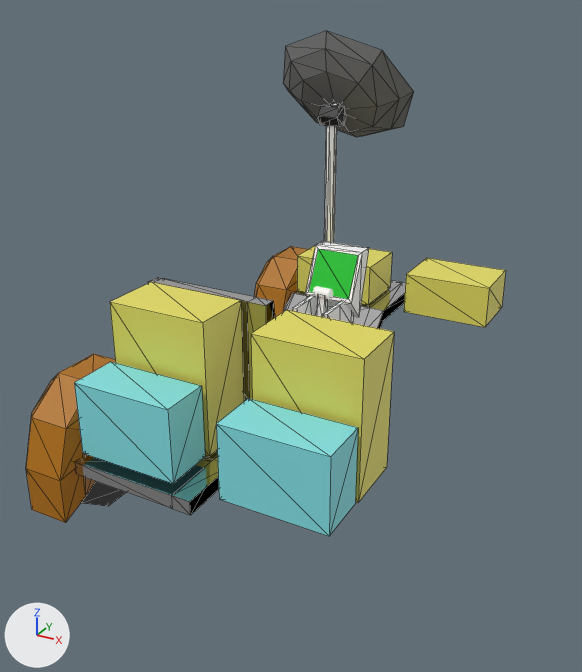
Renders of the glTF model models/lrv.glb from each side of a commit.
Before and after are seen from a camera (50 mm lens) standing at (5.13, -10.62, 6.1) and looking at (-0.5, -0.39, 0.99). Arrows for +X, +Y and +Z are at lower left; the lights stay in place. The first picture is the older version. Mesh edges are drawn as thin lines on the coarser meshes. Where no turn or scale is listed for an object, it has been applied to the vertices. Vertices at exactly the same position are counted once.

Before the edit, the objects in view are built like this:
```python
ob_cube = bpy.data.objects.new('Cube', me_cube)
ob_cube.location = (0.0, 0.0, 0.0)
ob_cube_003 = bpy.data.objects.new('Cube.003', me_cube_003)
ob_cube_003.location = (-1.09, -2.53, 1.22)
ob_cube_003.rotation_euler = (1.571, 1.571, 0.0)  # degrees (90, 90, 0)
ob_cube_003.scale = (0.975, 0.75, 0.45)
ob_cylinder_004 = bpy.data.objects.new('Cylinder.004', me_cylinder_004)
ob_cylinder_004.location = (-2.28, -2.95, 0.0)
ob_cylinder_005 = bpy.data.objects.new('Cylinder.005', me_cylinder_005)
ob_cylinder_005.location = (-2.28, -2.95, 0.0)
ob_cylinder_005.rotation_euler = (0.0, 1.571, 0.0)  # degrees (0, 90, 0)
ob_cylinder_005.scale = (1.17, 1.17, 0.35)
ob_cylinder_006 = bpy.data.objects.new('Cylinder.006', me_cylinder_005)
ob_cylinder_006.location = (-2.28, 3.05, 0.0)
ob_cylinder_006.rotation_euler = (0.0, 1.571, 0.0)  # degrees (0, 90, 0)
ob_cylinder_006.scale = (1.17, 1.17, 0.35)
# also in view: 'Cylinder' at (-1.71, 3.4, 2.1); 'Cube.007' at (-1.09, 2.81, 0.99); 'Sphere' at (-1.71, 3.98, 4.25); 'Cube.004' at (1.11, -2.53, 1.22); 'Cube.008' at (1.11, 2.81, 0.99)
```
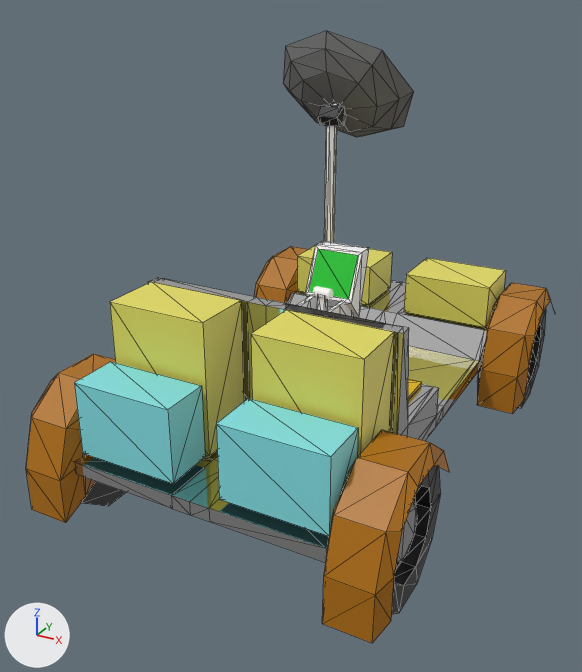
The change, as JSON lines over the scene's bpy script:
```json
{"block": "me_cube", "where": "# used by ob_cube; location = (0.0, 0.0, 0.0)"}
{"op": "remove", "block": "me_cube", "code": "me_cube.from_pydata(...)  # 105 vertices, 186 faces; spans x -1.96..0.0, y -3.9..3.8, z 0.0..2.16"}
{"op": "add", "block": "me_cube", "code": "me_cube.from_pydata(...)  # 188 vertices, 372 faces; spans x -1.96..1.96, y -3.9..3.8, z 0.0..2.16"}
{"block": "me_cube", "change": "me_cube part 1: 83 vertices added at x 0.27..1.96, y -3.9..3.8, z 0.0..2.16"}
{"block": "me_cylinder_004", "where": "# used by ob_cylinder_004; location = (-2.28, -2.95, 0.0)"}
{"op": "remove", "block": "me_cylinder_004", "code": "me_cylinder_004.from_pydata(...)  # 50 vertices, 96 faces; spans x -0.3..0.3, y -1.0..1.0, z -0.95..0.95"}
{"op": "add", "block": "me_cylinder_004", "code": "me_cylinder_004.from_pydata(...)  # 200 vertices, 384 faces; spans x -0.3..4.86, y -1.0..6.9, z -0.95..0.95"}
{"block": "me_cylinder_004", "change": "me_cylinder_004 part 2: the loose piece of 50 vertices spanning x -0.3..0.3, y -1.0..1.0, z -0.95..0.95 is copied, and the copy is mirrored in x about its middle, then moved by (4.56, 0.0, 0.0); it spans x 4.26..4.86, y -1.0..1.0, z -0.95..0.95"}
{"block": "me_cylinder_004", "change": "me_cylinder_004 part 3: the loose piece of 50 vertices spanning x -0.3..0.3, y -1.0..1.0, z -0.95..0.95 is copied, and the copy is turned 180 degrees about the z axis through its middle, then moved by (4.56, 5.9, 0.0); it spans x 4.26..4.86, y 4.9..6.9, z -0.95..0.95"}
{"block": "me_cylinder_004", "change": "other edits to the shape of me_cylinder_004 do not show in these pictures"}
{"block": "me_cylinder_005", "where": "# used by ob_cylinder_005; location = (-2.28, -2.95, 0.0); rotation_euler = (0.0, 1.571, 0.0), in degrees (0, 90, 0); scale = (1.17, 1.17, 0.35)"}
{"op": "remove", "block": "me_cylinder_005", "code": "me_cylinder_005.from_pydata(...)  # 24 vertices, 34 faces; spans x -0.95..0.58, y -1.01..0.81, z -1.28..1.22"}
{"op": "add", "block": "me_cylinder_005", "code": "me_cylinder_005.from_pydata(...)  # 48 vertices, 68 faces; spans x -0.95..0.58, y -1.01..0.81, z -1.28..14.31"}
{"block": "me_cylinder_005", "change": "me_cylinder_005 part 4: the loose piece of 24 vertices spanning x -0.95..0.58, y -1.01..0.81, z -1.28..1.22 is copied, and the copy is mirrored in z about its middle, then moved by (0.0, 0.0, 13.09); it spans x -0.95..0.58, y -1.01..0.81, z 11.81..14.31"}
{"op": "add", "block": "me_cylinder_008", "code": ["me_cylinder_008 = bpy.data.meshes.new('Cylinder.008')", "me_cylinder_008.from_pydata(...)  # 48 vertices, 68 faces; spans x -1.0..0.6, y -1.0..0.8, z -1.3..14.3", "me_cylinder_008.materials.append(mat_material_004)  # brown #b17000"]}
{"op": "set", "path": "ob_cylinder_006", "old": "bpy.data.objects.new('Cylinder.006', me_cylinder_005)", "new": "bpy.data.objects.new('Cylinder.006', me_cylinder_008)"}
```

Location of each change, (x1, y1, x2, y2) in pixels of the pictures (582 x 672 px):
```json
{"object": "Cylinder.005", "change": "reshaped", "before": [26, 354, 116, 523], "after": [26, 354, 450, 643]}
{"object": "Cube", "change": "reshaped", "before": [74, 277, 405, 515], "after": [74, 277, 486, 562], "on screen": "mostly hidden before"}
{"object": "Cylinder.006", "change": "reshaped", "before": [254, 246, 308, 317], "after": [254, 246, 554, 414]}
{"object": "Cylinder.004", "change": "reshaped", "before": [81, 482, 126, 506], "after": [81, 308, 546, 614]}
{"part": 1, "of": "me_cube", "change": "added", "after": [190, 293, 486, 562]}
{"part": 2, "of": "me_cylinder_004", "change": "added", "after": [392, 465, 440, 614]}
{"part": 3, "of": "me_cylinder_004", "change": "added", "after": [518, 308, 546, 408]}
{"part": 4, "of": "me_cylinder_005", "change": "added", "after": [322, 430, 450, 643], "on screen": "brown"}
```
